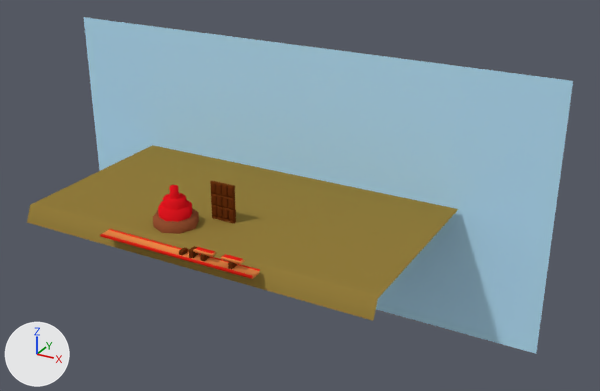
A saved change to the Blender file artwork/cupecake-background.blend.
Before and after are seen from a 50 mm lens placed at (86.4, -109.7, 71.7), pointed at (11.0, 27.5, 3.2). Arrows for +X, +Y and +Z are at lower left; the lights stay in place.
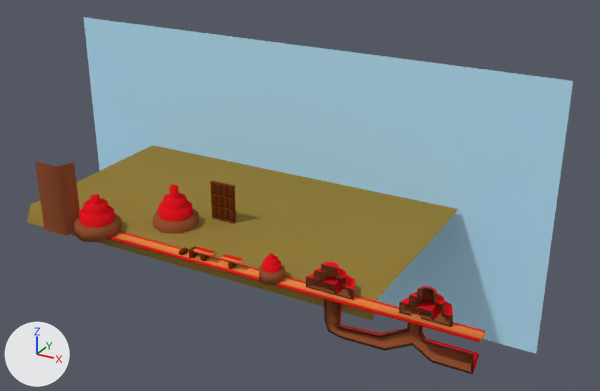
Commit message: new background

What differs and where, as boxes [x1, y1, x2, y2] in the pictures (600 x 391 px):
'Cylinder.005', added (brown)
    after: [324, 286, 479, 374]
'Plane', mesh rescaled (134% wider, 120% taller)
    before: [100, 229, 260, 279]
    after: [109, 231, 485, 342]
'Cylinder.004', added (brown)
    after: [35, 161, 80, 236]
'Cylinder.001', added (red)
    after: [74, 194, 122, 243]
    faces in mat_material_005 (red #e71821): [79, 194, 115, 228]
    faces in mat_material_006 (brown #965233): [74, 213, 122, 243]
'Cylinder.003', added (brown)
    after: [306, 262, 355, 300]
'Cylinder.002', added (brown)
    after: [259, 253, 285, 285]
    faces in mat_material_006 (brown #965233): [259, 265, 285, 285]
    faces in mat_material_005 (red #e71821): [262, 253, 281, 273]

Edits to the bpy script that builds the scene:
```text
Add mat_material_007:
    mat_material_007 = diffuse_material('Material.007')
    mat_material_007.base_color = (0.0985, 0.0298, 0.0129)  # brown #58301e
Change me_plane:
    where me_plane.from_pydata(...)  # 18 vertices, 14 faces; spans x -17.3..17.3, y -1.5..1.2, z -0.5..0.2
    used by ob_plane; location = (0.0, 0.0, 0.0)
    me_plane part 1: the whole mesh is scaled about its middle by (2.19, 1, 1), then moved by (20.6, 0.0, 0.0)
Add me_cylinder_001:
    me_cylinder_001.from_pydata(...)  # 64 vertices, 37 faces; spans x -4.52..4.52, y -4.52..4.52, z -0.24..7.59
    me_cylinder_001.polygons.foreach_set('use_smooth', [True] * 37)
    # faces by material slot: [27, 10]
    me_cylinder_001.materials.append(mat_material_005)  # red #e71821
    me_cylinder_001.materials.append(mat_material_006)  # brown #965233
Add me_cylinder_004:
    me_cylinder_004.from_pydata(...)  # 42 vertices, 27 faces; spans x -4.52..4.52, y 0.0..4.52, z 0.32..5.58
    me_cylinder_004.materials.append(mat_material_005)  # red #e71821
    me_cylinder_004.materials.append(mat_material_006)  # brown #965233
    me_cylinder_004.materials.append(mat_material_007)  # brown #58301e
Add me_cylinder_006:
    me_cylinder_006.from_pydata(...)  # 64 vertices, 37 faces; spans x -2.33..2.33, y -2.33..2.33, z 0.08..4.96
    me_cylinder_006.polygons.foreach_set('use_smooth', [True] * 37)
    # faces by material slot: [27, 10]
    me_cylinder_006.materials.append(mat_material_005)  # red #e71821
    me_cylinder_006.materials.append(mat_material_006)  # brown #965233
Add me_cylinder_007:
    me_cylinder_007.from_pydata([(-5.71, -3.19, 13.73), (-5.71, -3.19, -0.93), (-4.39, 0.0, 13.73), (-4.39, 0.0, -0.93), (-11.37, -3.19, 13.73), (-11.37, -3.19, -0.93)], [], [(0, 1, 3, 2), (1, 0, 4, 5)])
    me_cylinder_007.polygons.foreach_set('use_smooth', [True] * 2)
    me_cylinder_007.materials.append(mat_material_006)  # brown #965233
Add me_cylinder_010:
    me_cylinder_010.from_pydata(...)  # 88 vertices, 63 faces; spans x -18.2..8.6, y -0.3..4.5, z -8.1..5.6
    me_cylinder_010.materials.append(mat_material_005)  # red #e71821
    me_cylinder_010.materials.append(mat_material_006)  # brown #965233
    me_cylinder_010.materials.append(mat_material_007)  # brown #58301e
Add ob_cylinder_001:
    ob_cylinder_001 = bpy.data.objects.new('Cylinder.001', me_cylinder_001)
    ob_cylinder_001.location = (-19.0, 0.0, -0.3)
Add ob_cylinder_003:
    ob_cylinder_003 = bpy.data.objects.new('Cylinder.003', me_cylinder_004)
    ob_cylinder_003.location = (31.7, 0.0, -0.3)
    _m = ob_cylinder_003.modifiers.new('Solidify', 'SOLIDIFY')
    _m.thickness = 0.52
    _m.material_offset = 1
    _m.material_offset_rim = 2
    _m.nonmanifold_thickness_mode = 'FIXED'
    _m.nonmanifold_merge_threshold = 0.0003
    _m = ob_cylinder_003.modifiers.new('EdgeSplit', 'EDGE_SPLIT')
    _m.split_angle = 1.567
Add ob_cylinder_002:
    ob_cylinder_002 = bpy.data.objects.new('Cylinder.002', me_cylinder_006)
    ob_cylinder_002.location = (20.5, 0.0, -0.3)
Add ob_cylinder_004:
    ob_cylinder_004 = bpy.data.objects.new('Cylinder.004', me_cylinder_007)
    ob_cylinder_004.location = (-19.0, 0.0, -0.3)
Add ob_cylinder_005:
    ob_cylinder_005 = bpy.data.objects.new('Cylinder.005', me_cylinder_010)
    ob_cylinder_005.location = (48.9, 0.0, -0.3)
    _m = ob_cylinder_005.modifiers.new('Solidify', 'SOLIDIFY')
    _m.thickness = 0.52
    _m.material_offset = 1
    _m.material_offset_rim = 2
    _m.nonmanifold_thickness_mode = 'FIXED'
    _m.nonmanifold_merge_threshold = 0.0003
```
